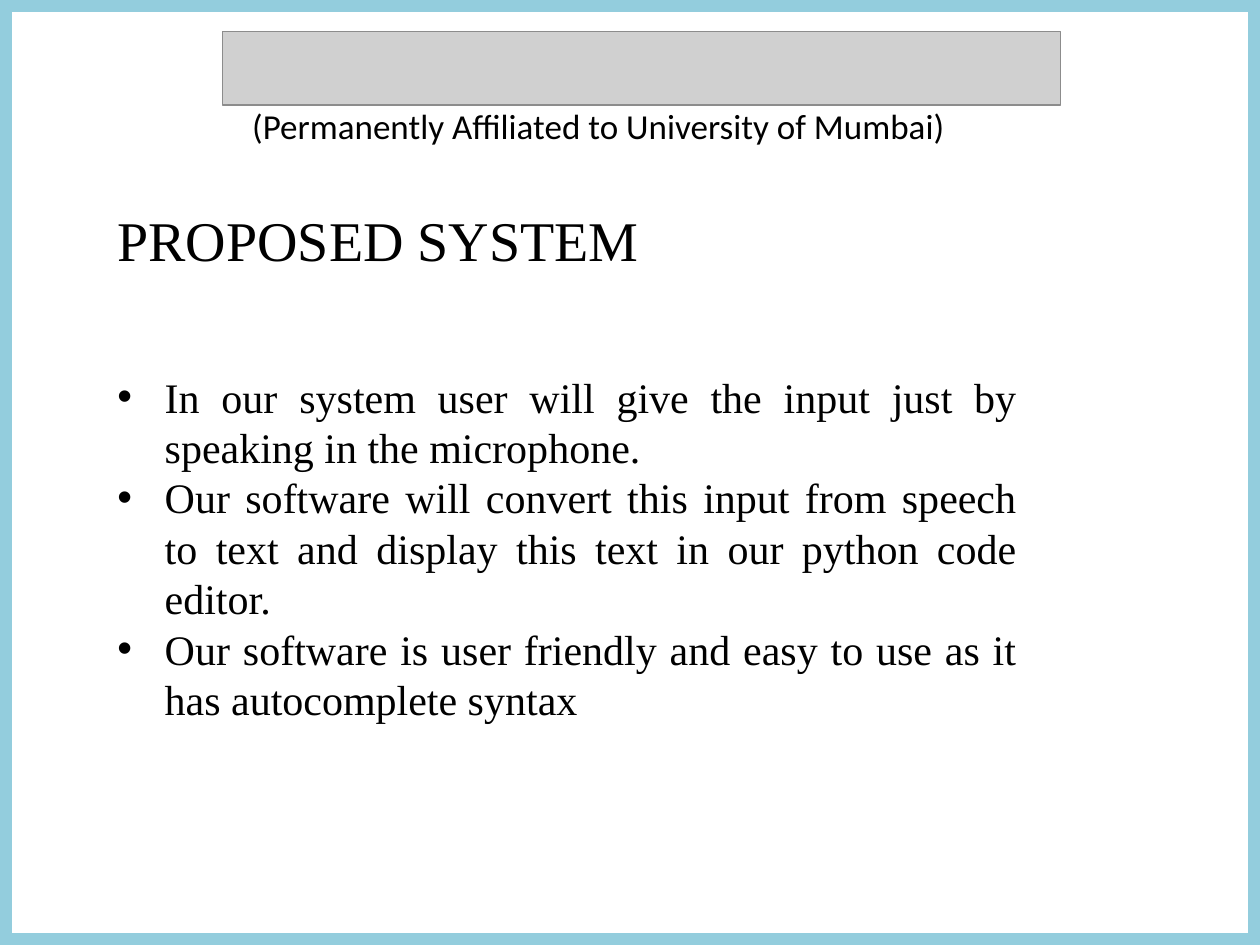
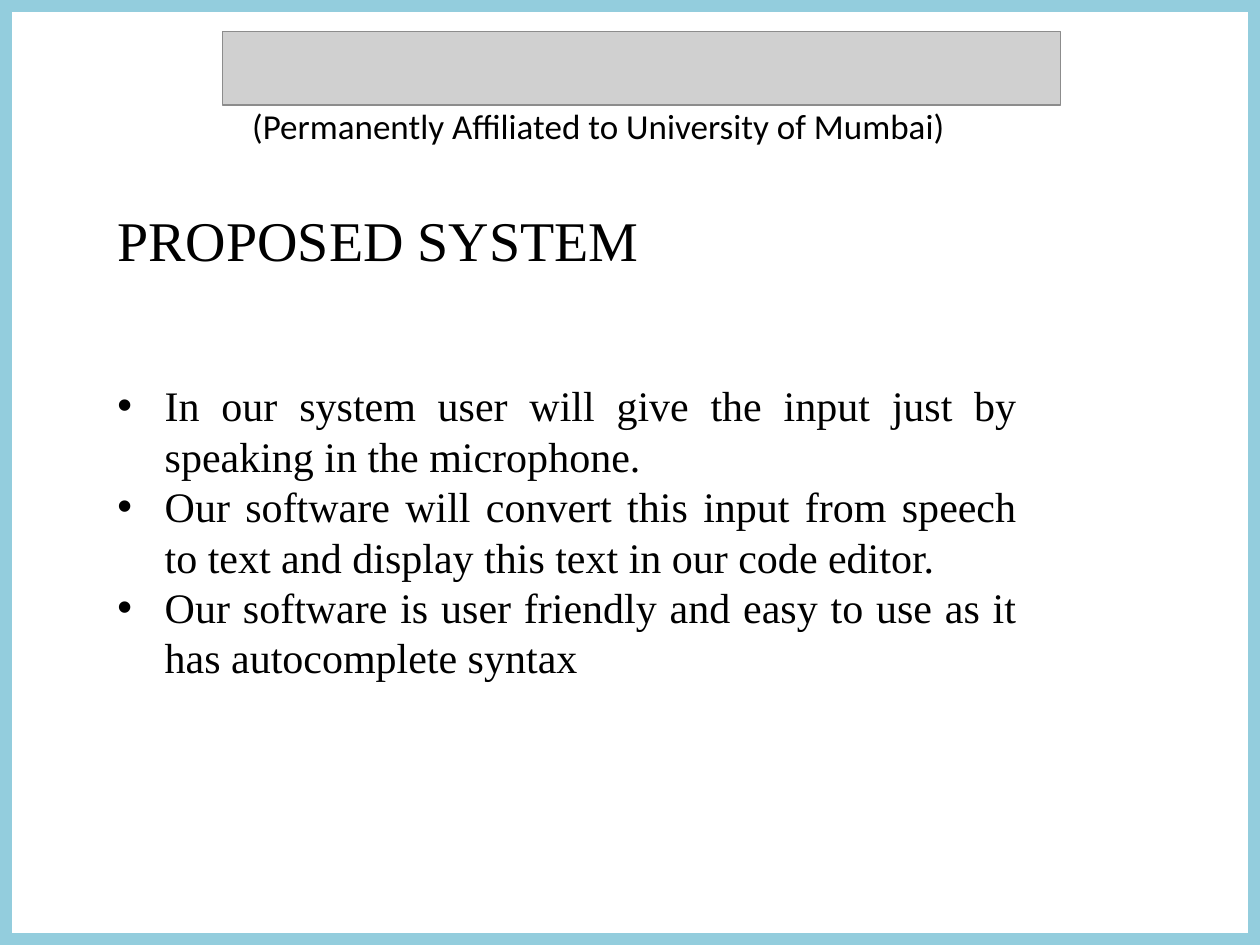
Before and after one commit to ASSASSIN21r/Speech-to-code, a slide deck: slide 6 of SPEECHTOCODECONVERTOR.pptx. Drawn at 1260x945 pixels with LibreOffice and Linux fonts; fonts in the diff are those of the drawing; grey boxes stand for pictures. Boxes give left, top, right and bottom in pixels: in the first picture for what was removed or moved away, otherwise in the second. Text is boxed around its words. In the diff, an @@ line names an element or a change of style, - is before the commit and + after.

```diff
--- a/SPEECHTOCODECONVERTOR.pptx
+++ b/SPEECHTOCODECONVERTOR.pptx
@@ text "In our system user will ..." moved from (x1=165, y1=384, x2=1016, y2=724) to (x1=165, y1=392, x2=1016, y2=682) @@
@@ text at (x1=165, y1=492, x2=1016, y2=582): text changed @@
-• Our software will convert this input from speech to text and display this text in our python code editor.
+• Our software will convert this input from speech to text and display this text in our code editor.
```
Also in this commit, not shown: 6 other slides changed.
